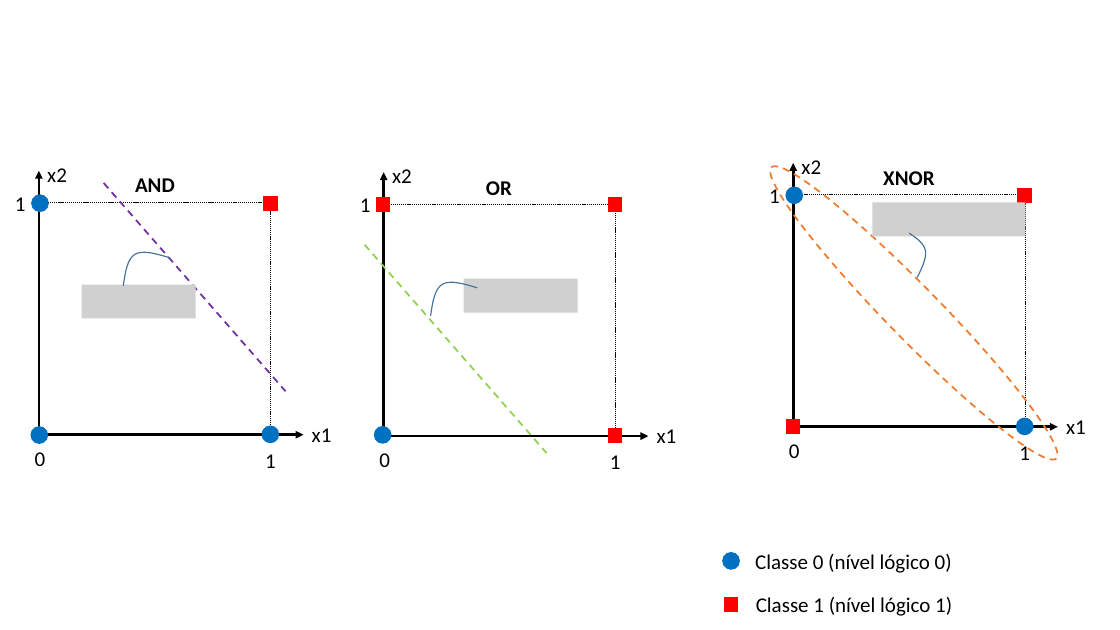
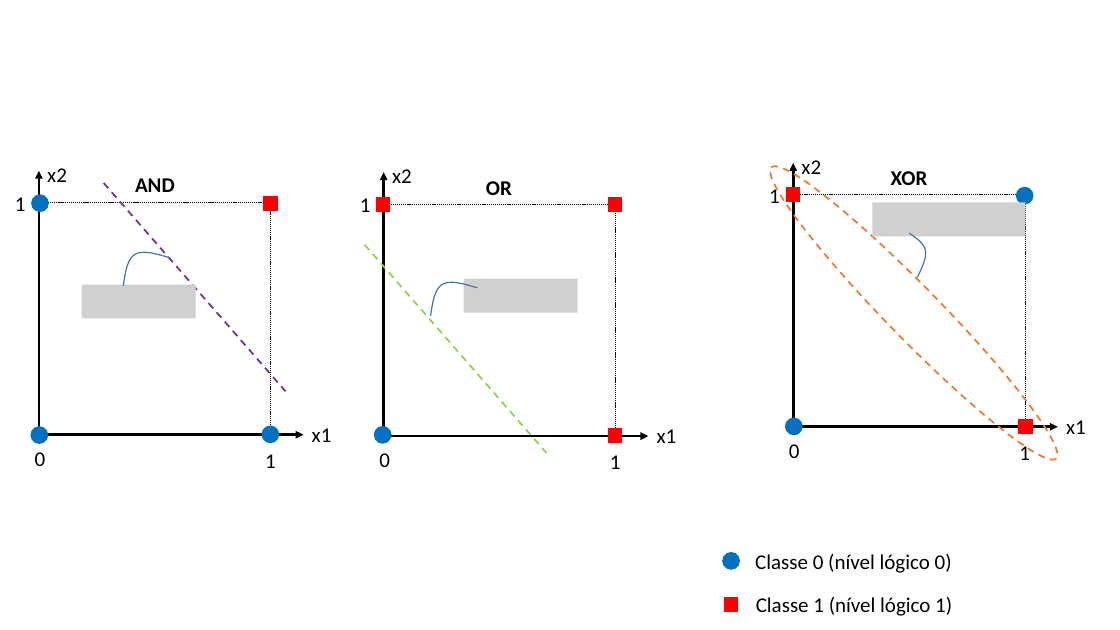
Before and after one commit to zz4fap/t320_aprendizado_de_maquina, a slide deck: slide 32 of slides/T320_Redes_Neurais_Artificiais (Parte I).pptx. Drawn at 1120x630 pixels with LibreOffice and Linux fonts; fonts in the diff are those of the drawing; grey boxes stand for pictures. Boxes give left, top, right and bottom in pixels: in the first picture for what was removed or moved away, otherwise in the second. Text is boxed around its words. In the diff, an @@ line names an element or a change of style, - is before the commit and + after.

```diff
--- a/slides/T320_Redes_Neurais_Artificiais (Parte I).pptx
+++ b/slides/T320_Redes_Neurais_Artificiais (Parte I).pptx
@@ text at box(891, 171, 928, 185): text changed @@
-XNOR
+XOR
@@ rectangle: place and size @@
-rectangle at box(786, 419, 800, 434)
+rectangle at box(786, 187, 800, 202)
@@ ellipse: place and size @@
-ellipse at box(786, 187, 803, 204)
+ellipse at box(1017, 187, 1033, 204)
@@ ellipse: place and size @@
-ellipse at box(1017, 418, 1033, 435)
+ellipse at box(786, 418, 802, 435)
@@ rectangle: place and size @@
-rectangle at box(1018, 188, 1032, 202)
+rectangle at box(1019, 419, 1033, 434)
```
Also in this commit, not shown: 1 other slide changed, 3 other files.
